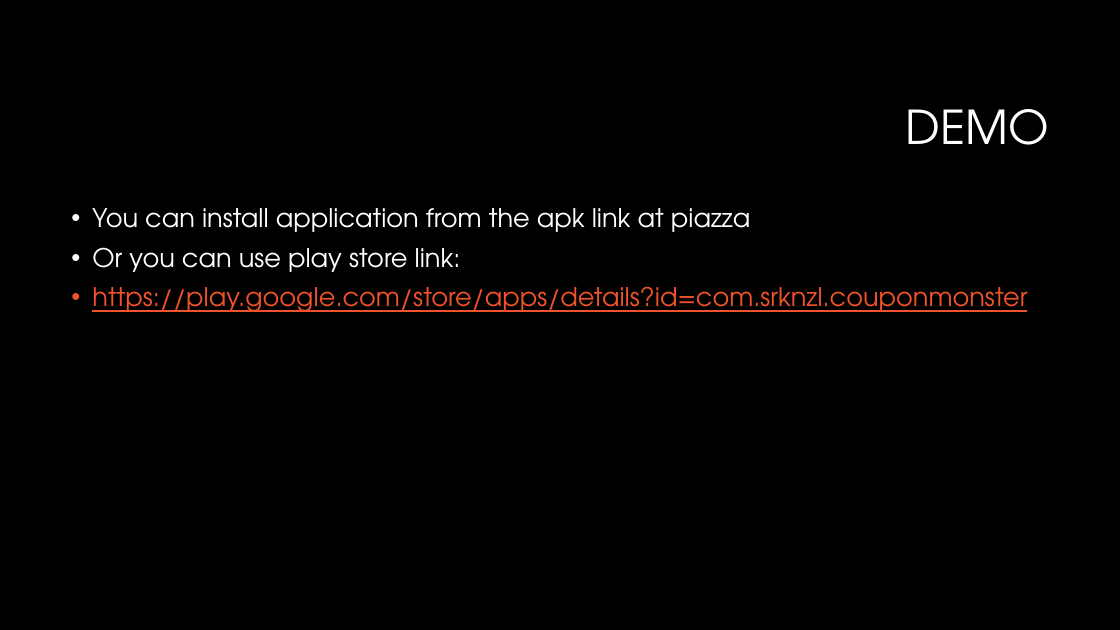
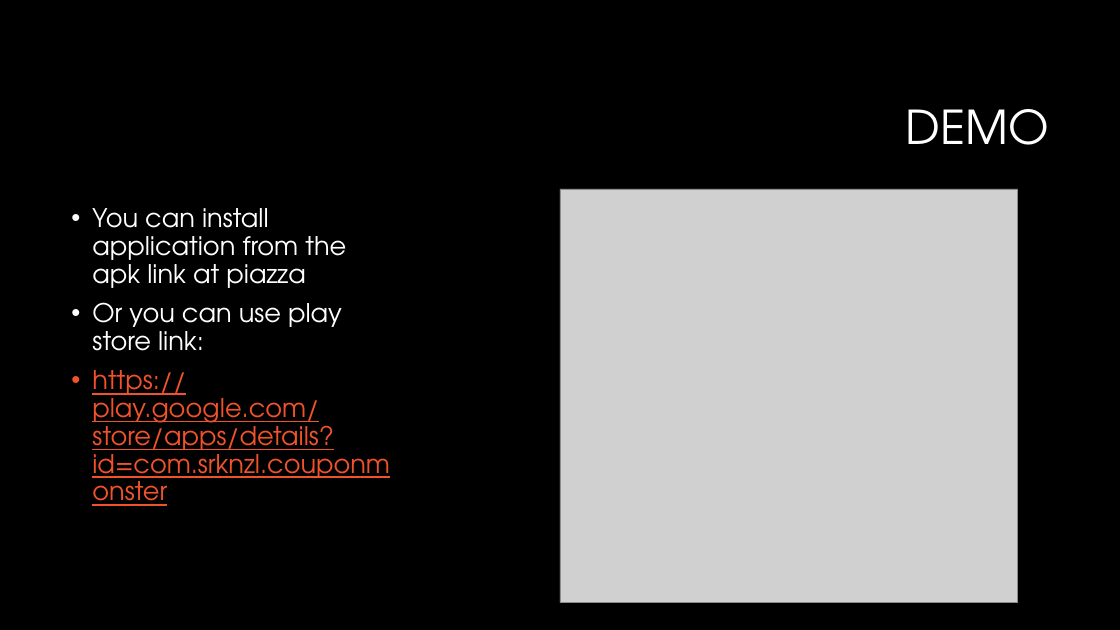
Before and after one commit to srknzl/CouponMonsterAndroid, a slide deck: slide 15 of Coupon Monster.pptx. Drawn at 1120x630 pixels with LibreOffice and Linux fonts; fonts in the diff are those of the drawing; grey boxes stand for pictures; background and template pictures are left out. Boxes give left, top, right and bottom in pixels: in the first picture for what was removed or moved away, otherwise in the second. Text is boxed around its words. In the diff, an @@ line names an element or a change of style, - is before the commit and + after.

```diff
--- a/Coupon Monster.pptx
+++ b/Coupon Monster.pptx
@@ text "You can install application from ..." rewrapped from <box>92,208,1027,312</box> to <box>92,208,390,485</box> @@
@@ picture added at <box>560,189,1018,603</box> @@
```
Also in this commit, not shown: 5 other slides changed.
